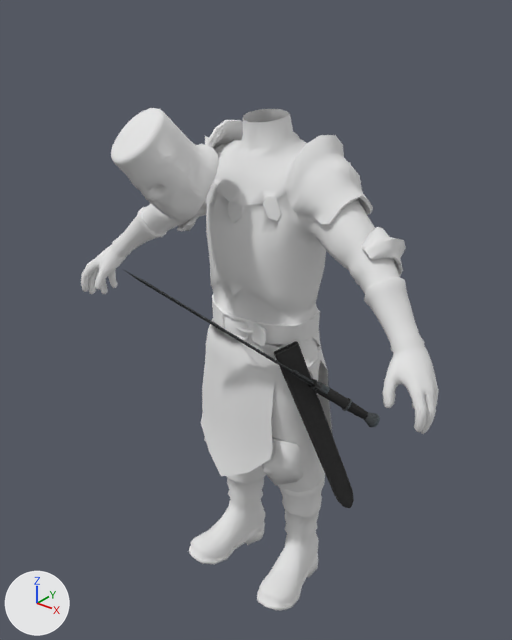
What one commit did to the COLLADA model data/input/model/skeleton_lord_run.dae.
Both versions are drawn from a camera (50 mm lens) standing at (1.263, -1.632, 1.82) and looking at (-0.009, -0.042, 0.834). Arrows for +X, +Y and +Z are at lower left; the lights stay in place. The first picture is the older version.

The first picture shows 'body', 'helm', 'scabbard_2', 'sword'.
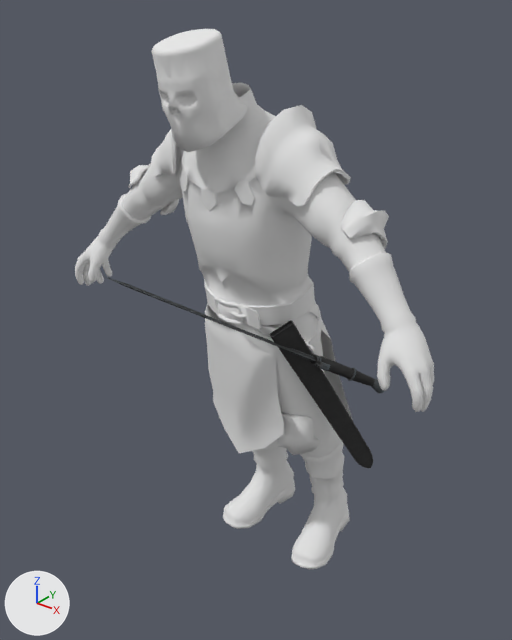
Scene script edits in JSON lines:
```json
{"op": "set", "path": "ob_scabbard_2.location", "old": "(0.207, -0.103, 0.716)", "new": "(0.204, -0.098, 0.793)"}
{"op": "set", "path": "ob_scabbard_2.rotation_euler", "old": "(0.341, -0.036, -0.614)", "new": "(0.515, 0.0469, -0.611)", "note": "degrees (20, -2.1, -35) -> degrees (30, 2.7, -35)"}
{"op": "set", "path": "ob_sword.location", "old": "(0.298, -0.042, 0.666)", "new": "(0.297, -0.029, 0.759)"}
{"op": "set", "path": "ob_sword.rotation_euler", "old": "(-0.567, -2.306, -1.735)", "new": "(-0.569, -2.113, -1.732)", "note": "degrees (-32, -132, -99) -> degrees (-33, -121, -99)"}
{"op": "set", "path": "ob_body.location", "old": "(0.009, -0.006, -0.174)", "new": "(0.035, 0.165, -0.069)"}
{"op": "set", "path": "ob_body.rotation_euler", "old": "(-0.0478, -0.00162, -0.0361)", "new": "(0.143, -0.027, -0.0374)", "note": "degrees (-2.7, -0.1, -2.1) -> degrees (8.2, -1.5, -2.1)"}
{"op": "set", "path": "ob_helm.location", "old": "(-0.086, -0.314, 1.343)", "new": "(-0.025, -0.264, 1.536)"}
{"op": "set", "path": "ob_helm.rotation_euler", "old": "(0.766, -0.216, -0.0617)", "new": "(0.299, -0.0644, 0.0826)", "note": "degrees (44, -12, -3.5) -> degrees (17, -3.7, 4.7)"}
```

Location of each change, [x1, y1, x2, y2] in pixels of the pictures (512 x 640 px):
```json
{"object": "body", "change": "moved, turned", "before": [81, 109, 439, 611], "after": [75, 83, 434, 569]}
{"object": "helm", "change": "moved, turned", "before": [111, 108, 219, 223], "after": [152, 29, 247, 152]}
{"object": "scabbard_2", "change": "moved, turned", "before": [274, 341, 354, 508], "after": [270, 320, 373, 468]}
{"object": "sword", "change": "moved, turned", "before": [124, 270, 380, 427], "after": [104, 276, 385, 393]}
```
